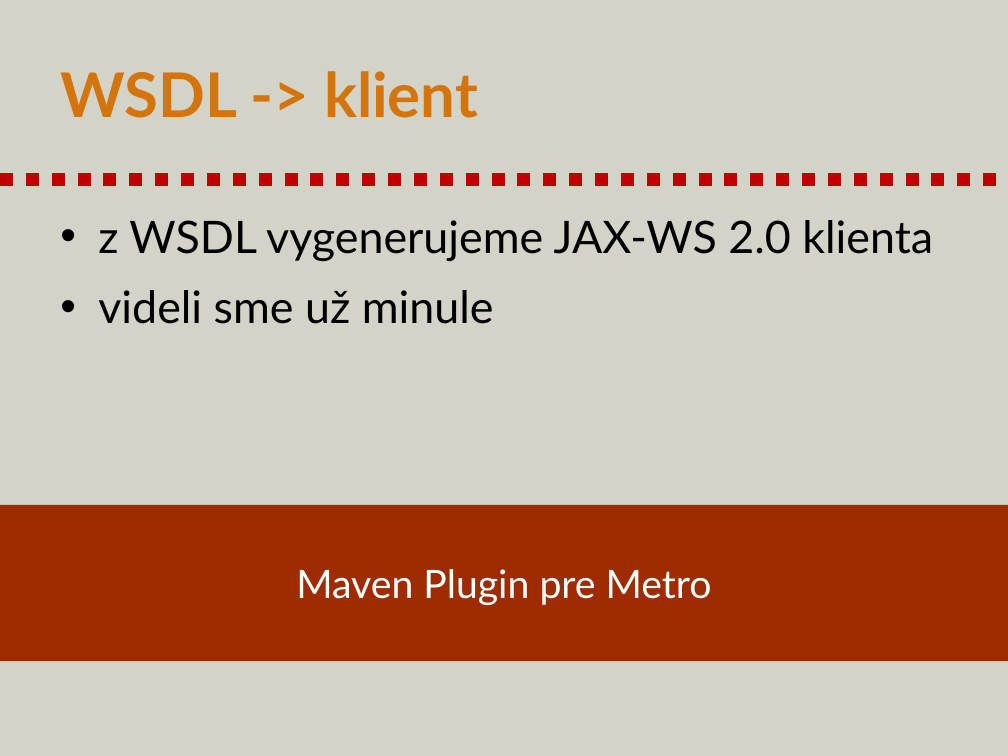
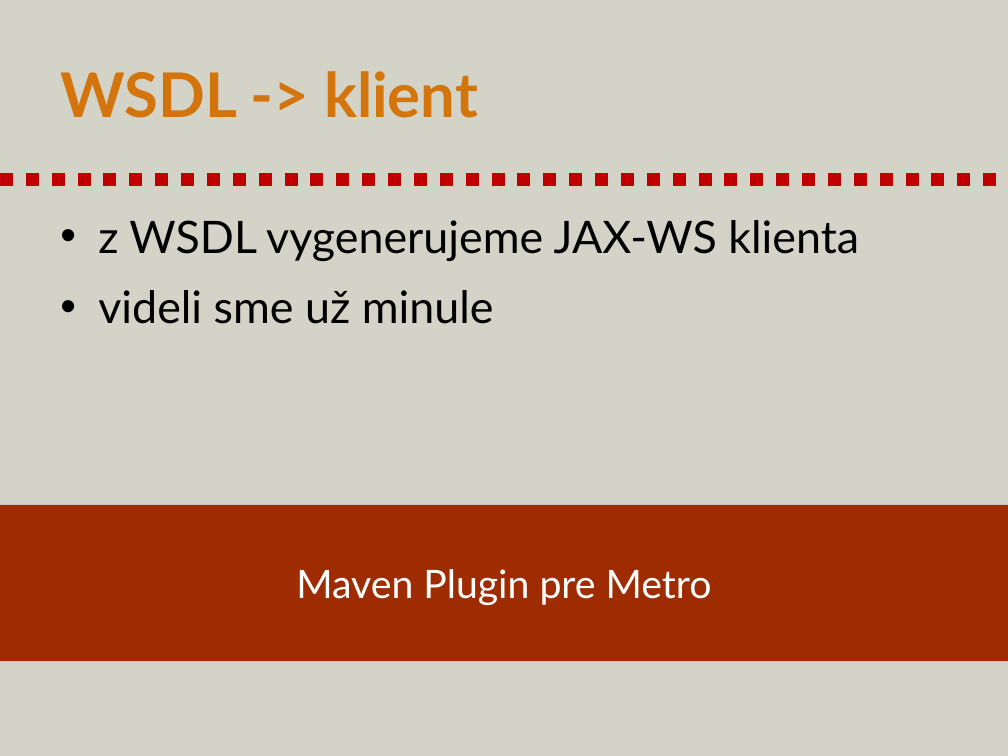
Before and after one commit to novotnyr/kopr-portal, a slide deck: slide 58 of content/soap-web-services/kopr-soap-web-services.pptx (slide 61 before the commit). Drawn at 1008x756 pixels with LibreOffice and Linux fonts; fonts in the diff are those of the drawing. Boxes give left, top, right and bottom in pixels: in the first picture for what was removed or moved away, otherwise in the second. Text is boxed around its words. In the diff, an @@ line names an element or a change of style, - is before the commit and + after.

```diff
--- a/content/soap-web-services/kopr-soap-web-services.pptx
+++ b/content/soap-web-services/kopr-soap-web-services.pptx
@@ text at [98, 220, 859, 261]: text changed @@
-• z WSDL vygenerujeme JAX-WS 2.0 klienta
+• z WSDL vygenerujeme JAX-WS klienta
```
Also in this commit, not shown: 2 other slides changed, 3 slides removed, 1 other file.
